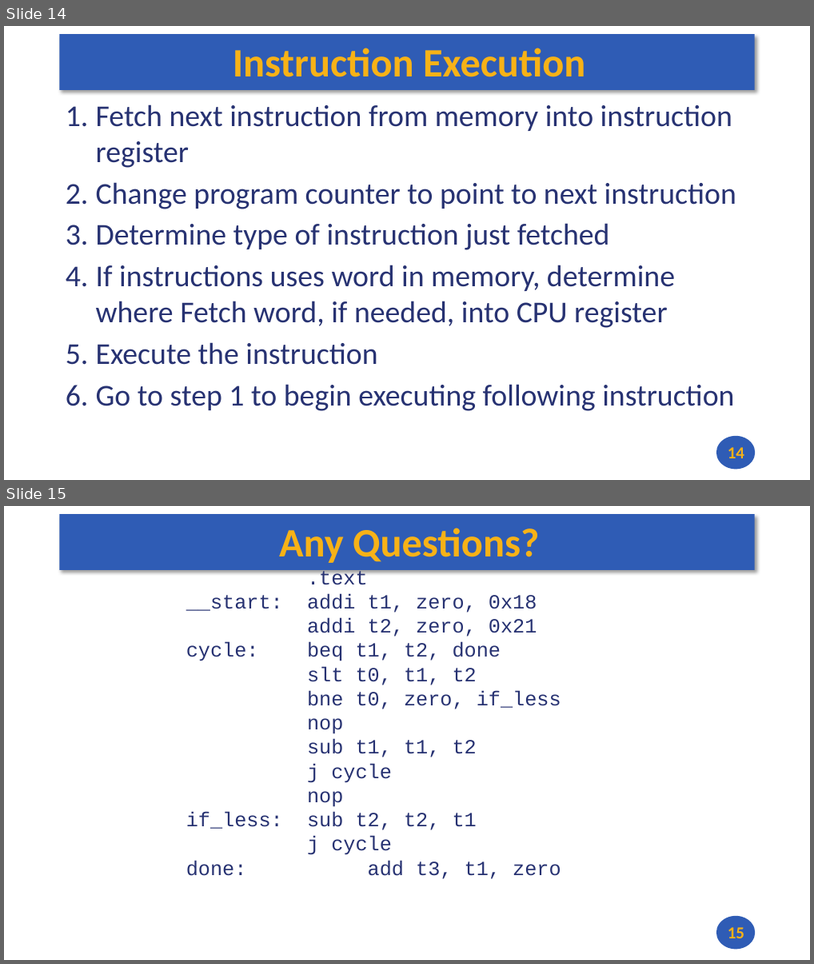
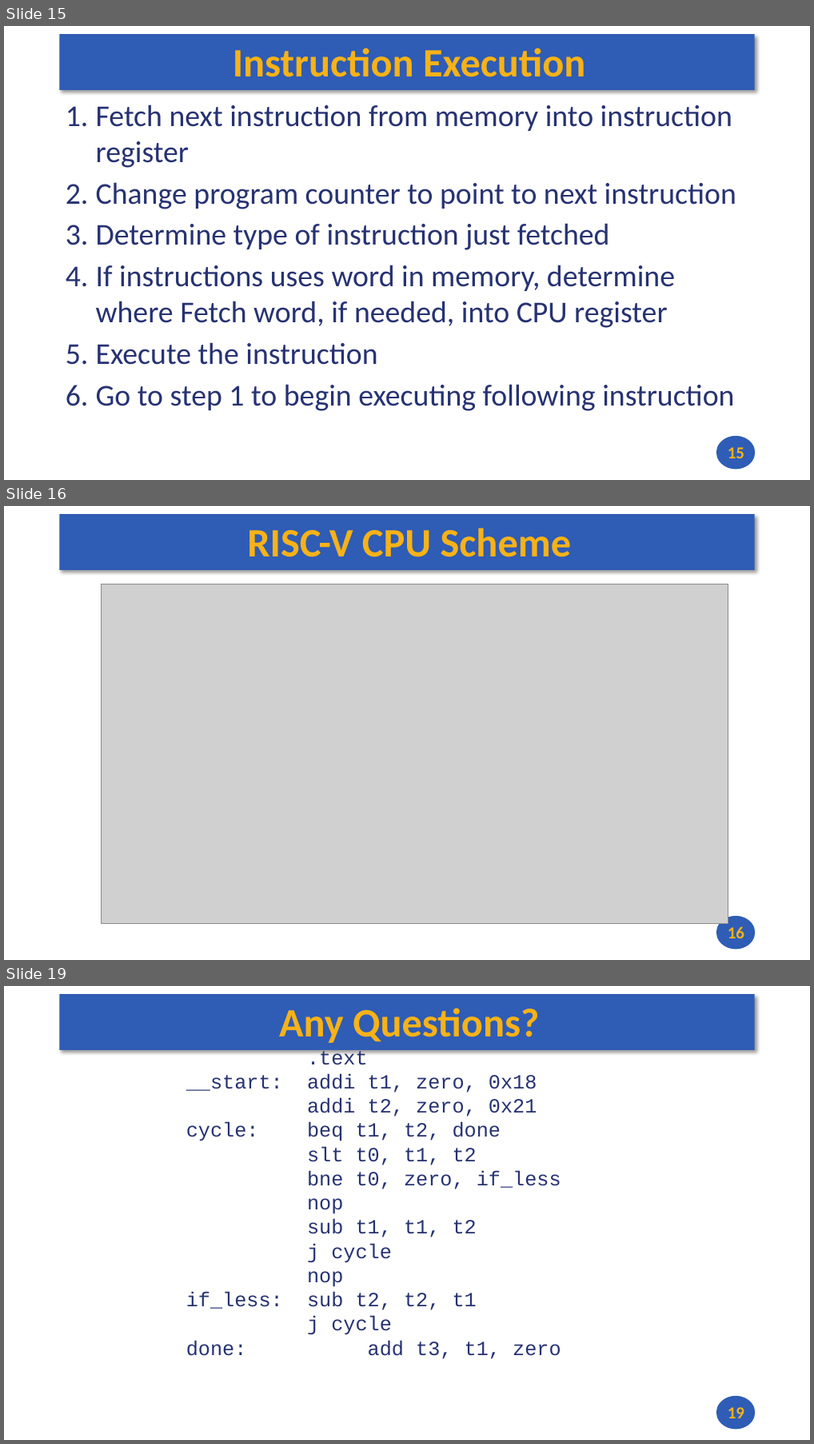
Before and after one commit to andrewt0301/hse-acos-course, a slide deck: docs/part1ca/03_CPU/CA_Lecture_03.pptx. Shown one above the other, each under a label of ours: slides 14 and 15 before the commit, slides 15, 16 and 19 after it; the slides between them are not shown. The pictures are 814x964 and 814x1444 pixels, drawn with LibreOffice and Linux fonts; fonts in the diff are those of the drawing; grey boxes stand for pictures. Boxes give left, top, right and bottom in pixels: in the first picture for what was removed or moved away, otherwise in the second. Text is boxed around its words. In the diff, an @@ line names an element or a change of style, - is before the commit and + after.

```diff
--- a/docs/part1ca/03_CPU/CA_Lecture_03.pptx
+++ b/docs/part1ca/03_CPU/CA_Lecture_03.pptx
@@ slide 16 added at (x1=4, y1=506, x2=810, y2=960), background #FFFFFF; not listed: 2 template elements that a slide beside it also shows @@
@@ title added at (x1=247, y1=528, x2=572, y2=557), 48 pt, text #F7B217, bold @@
+RISC-V CPU Scheme
@@ picture added at (x1=102, y1=584, x2=728, y2=924) @@
@@ page number added at (x1=728, y1=926, x2=745, y2=938), 20 pt, text #F7B217, bold @@
+16
@@ what was slide 14 is now slide 15 @@
@@ page number at (x1=728, y1=447, x2=745, y2=458): text changed @@
-14
+15
@@ what was slide 15 is now slide 19 @@
@@ page number at (x1=728, y1=1407, x2=745, y2=1418): text changed @@
-15
+19
```
Also in this commit, not shown: 3 other slides added, 2 other files.
